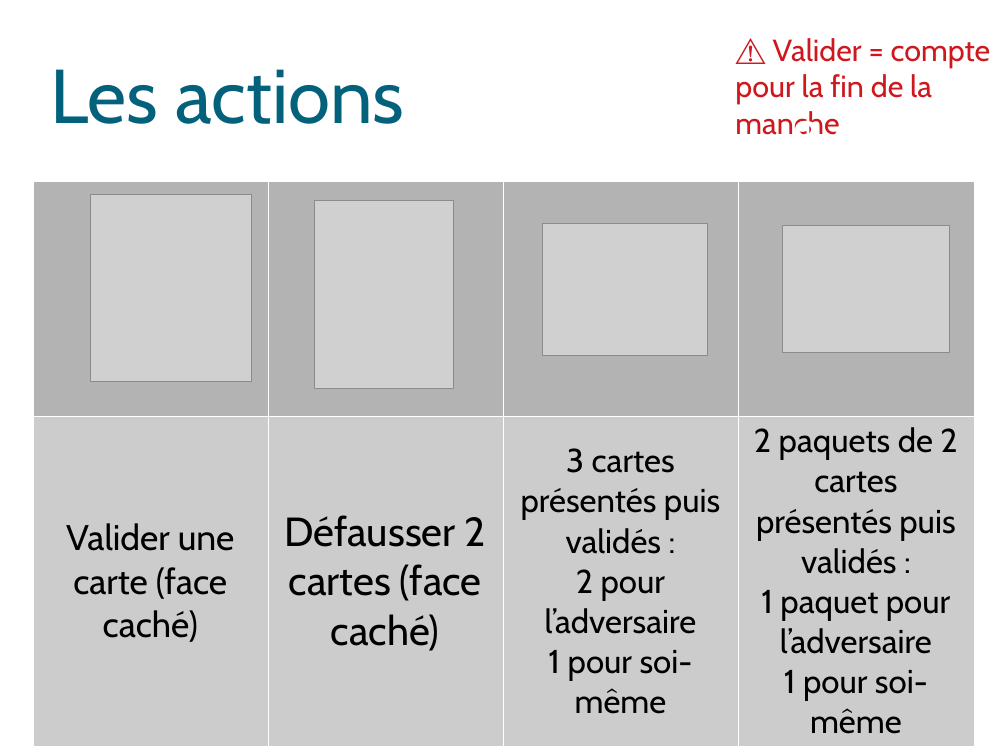
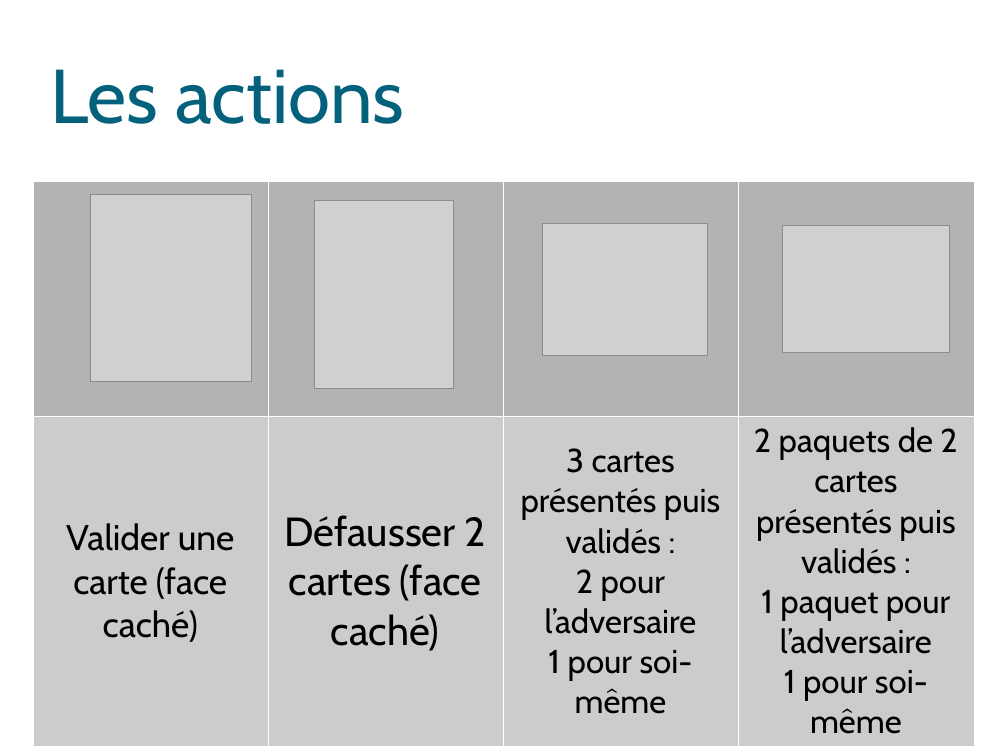
Before and after one commit to Triw-12/hanamikoji_solve, a slide deck: slide 12 of diaporama/Règles.odp (slide 8 before the commit). Drawn at 1008x756 pixels with LibreOffice and Linux fonts; fonts in the diff are those of the drawing; grey boxes stand for pictures; background and template pictures are left out. Boxes give left, top, right and bottom in pixels: in the first picture for what was removed or moved away, otherwise in the second. Text is boxed around its words. In the diff, an @@ line names an element or a change of style, - is before the commit and + after.

```diff
--- a/diaporama/Règles.odp
+++ b/diaporama/Règles.odp
@@ page number added at [692,50,1002,102], 36 pt, text #FFFFFF @@
+12
@@ text removed at [735,38,991,135] @@
-⚠ Valider = compte pour la fin de la manche
@@ page number removed at [790,114,894,135] @@
-8/31
```
Also in this commit, not shown: 17 other slides changed, 18 slides added, 12 slides removed, 11 other files.
